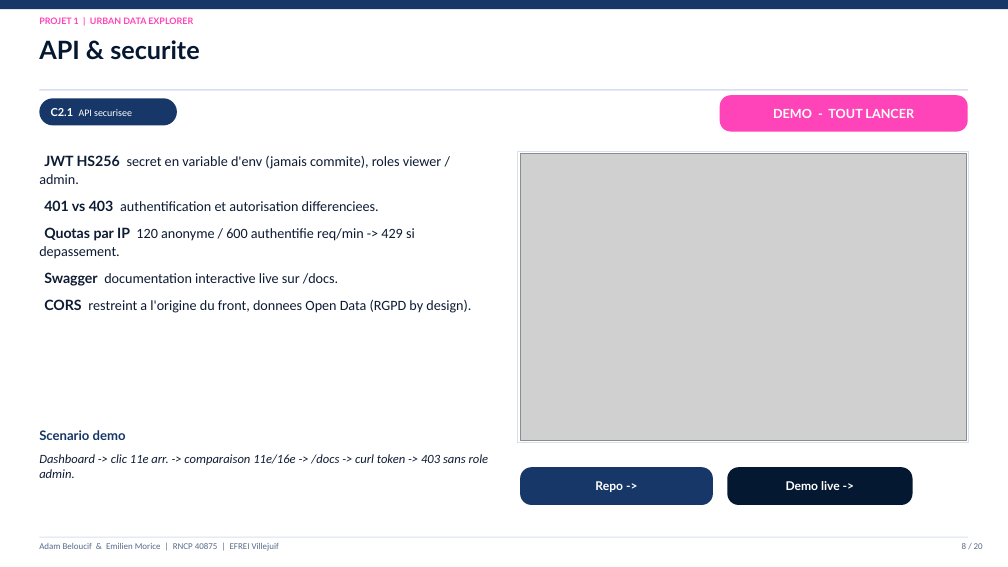
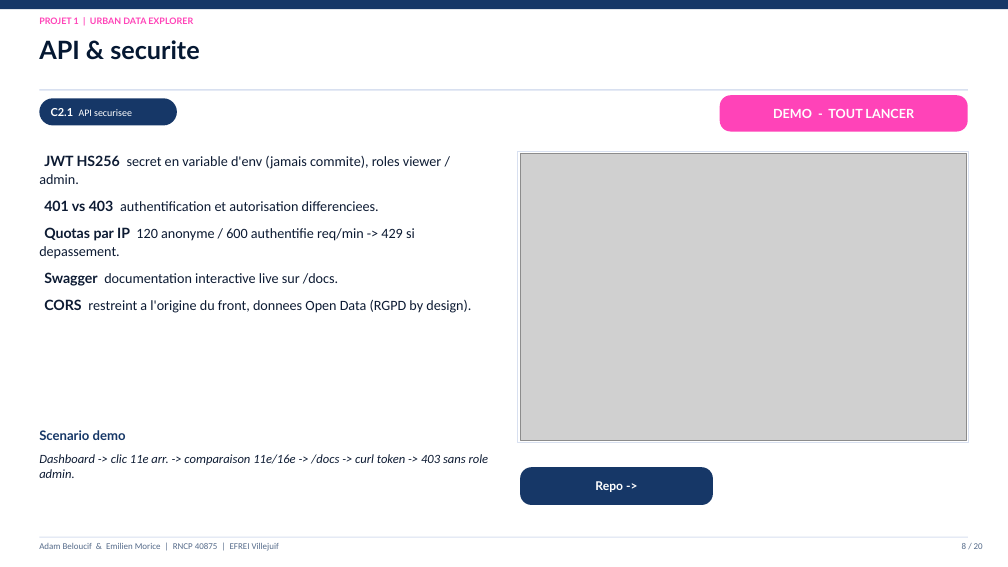
Before and after one commit to Adam-Blf/Soutenance-M1, a slide deck: slide 8 of Soutenance_Bloc1-2_Adam_Emilien.pptx. Drawn at 1008x567 pixels with LibreOffice and Linux fonts; fonts in the diff are those of the drawing; grey boxes stand for pictures. Boxes give left, top, right and bottom in pixels: in the first picture for what was removed or moved away, otherwise in the second. Text is boxed around its words. In the diff, an @@ line names an element or a change of style, - is before the commit and + after.

Commit message:
fix: remove redundant Demo live buttons, max 2 per slide

```diff
--- a/Soutenance_Bloc1-2_Adam_Emilien.pptx
+++ b/Soutenance_Bloc1-2_Adam_Emilien.pptx
@@ rounded rectangle removed at bbox=[727, 467, 913, 505] @@
-Demo live ->
```
Also in this commit, not shown: 1 other slide changed, 1 other file.
